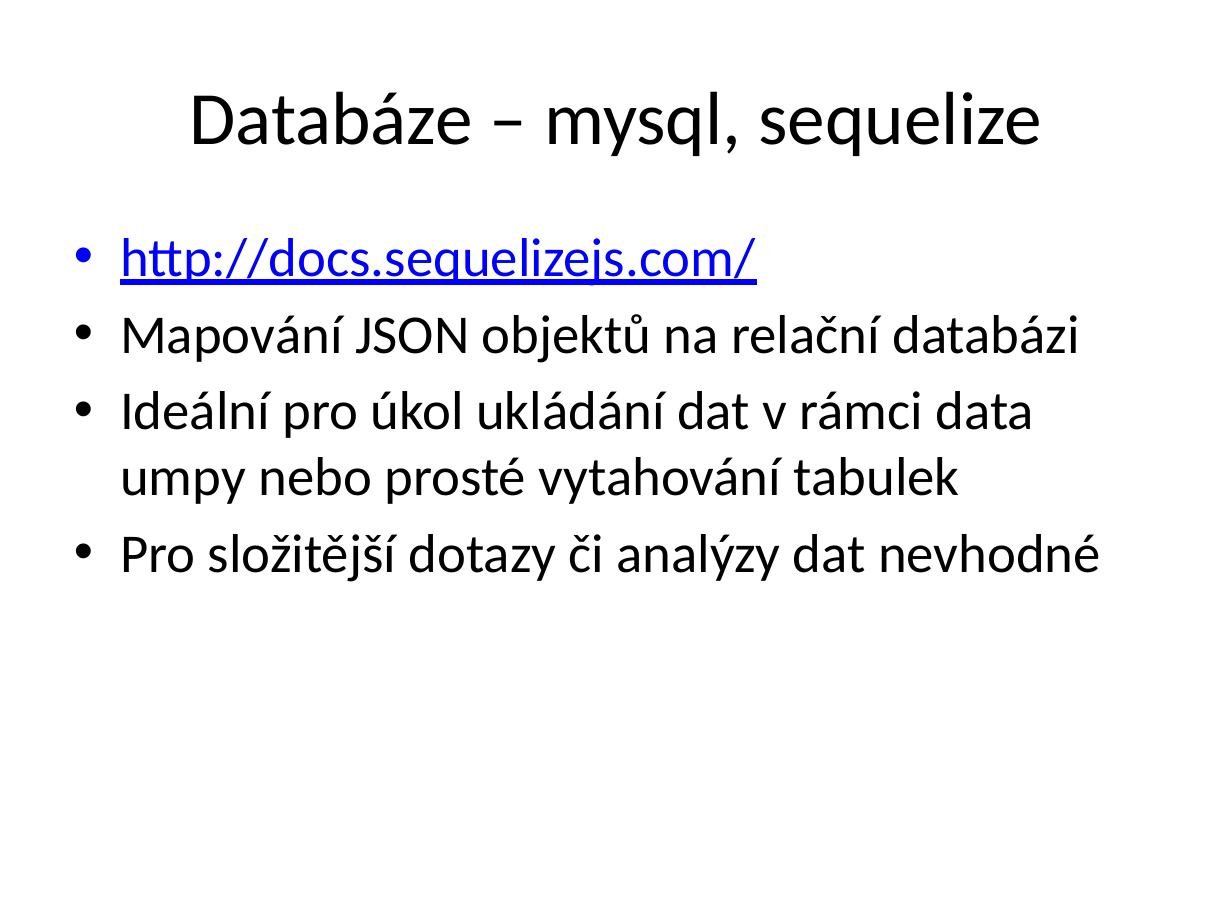
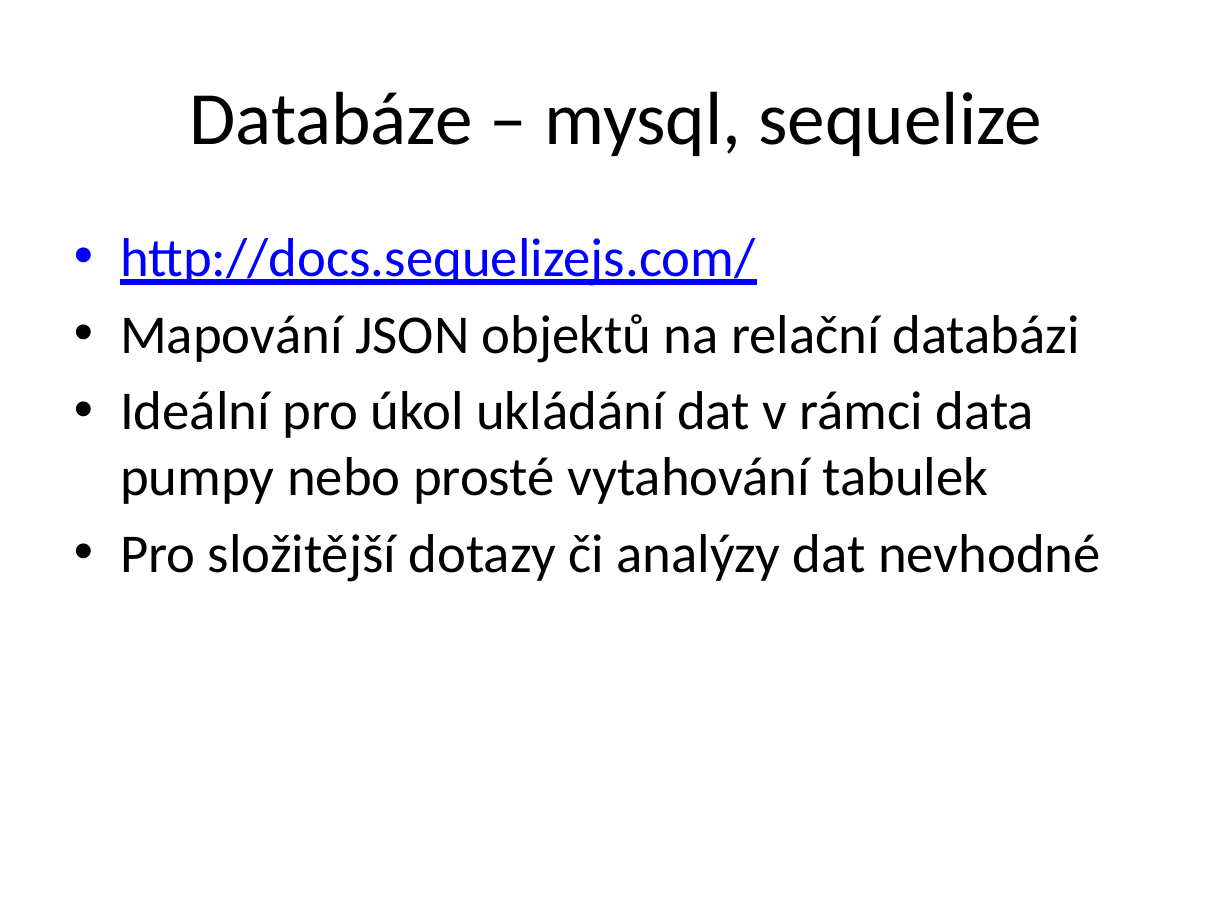
Before and after one commit to etnetera-activate/node-minicourse, a slide deck: slide 24 of node-uvod.pptx (slide 22 before the commit). Drawn at 1232x924 pixels with LibreOffice and Linux fonts; fonts in the diff are those of the drawing; background and template pictures are left out. Boxes give left, top, right and bottom in pixels: in the first picture for what was removed or moved away, otherwise in the second. Text is boxed around its words. In the diff, an @@ line names an element or a change of style, - is before the commit and + after.

```diff
--- a/node-uvod.pptx
+++ b/node-uvod.pptx
@@ text at (x1=120, y1=391, x2=1034, y2=504): text changed @@
-• Ideální pro úkol ukládání dat v rámci data umpy nebo prosté vytahování tabulek
+• Ideální pro úkol ukládání dat v rámci data pumpy nebo prosté vytahování tabulek
```
Also in this commit, not shown: 3 other slides changed, 6 slides added, 2 slides removed, 6 other files.
